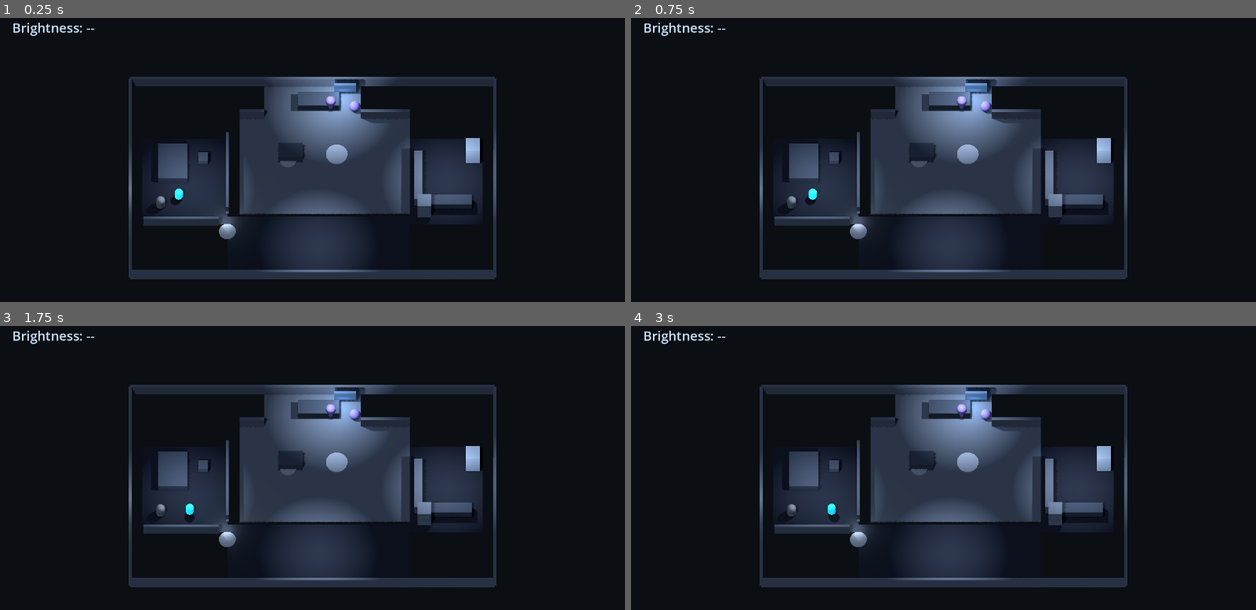
Above: before the commit, frames 1-4 (two rows, left to right).
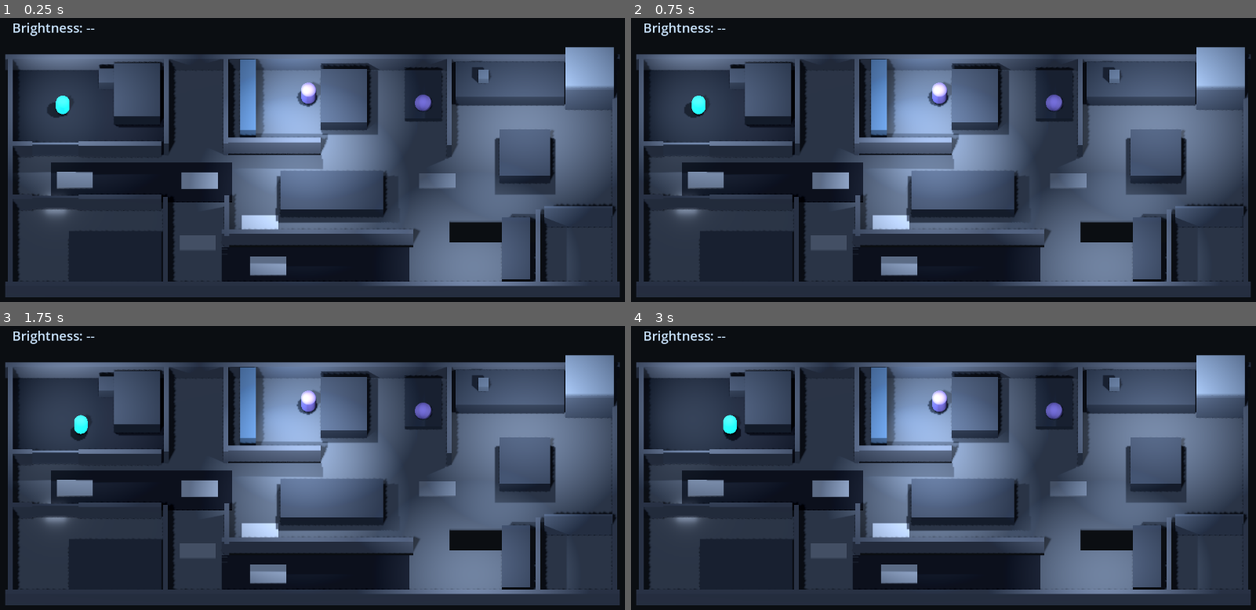
Above: after the commit, the same moments.

Repository: mrglass86/gmtk-gamejam-2026
Game: Godot game, scene res://scenes/Main.tscn
Same seed, same stepped clock (60 frames per second), same inputs: the game is played once before the commit and once after it.
Inputs:
- Up to frame 1 (0.25 s): no input
- Up to frame 2 (0.75 s): tap Enter at 0.5 s; hold D (move_right) from 0.53 s (still down); hold E (interact) from 0.53 s (still down)
- Up to frame 3 (1.75 s): release D (move_right) at 1.28 s; release E (interact) at 1.28 s; hold S (move_back) from 1.28 s (still down); tap Shift (run) at 1.35 s
- Up to frame 4 (3 s): release S (move_back) at 2.03 s; hold D (move_right) 2.03-2.78 s; hold E (interact) 2.03-2.78 s; hold W (move_forward) from 2.78 s (still down); tap Shift (run) at 2.85 s

The runs differ from the first frame. In frame 1, 70% of the frame differs, in the area x 0-100%, y 10-99%; in frame 2, 70%; in frame 3, 70%; in frame 4, 70%.

Commit message:
Build A0.2 director layout

Diff:
--- a/game/scenes/Main.tscn
+++ b/game/scenes/Main.tscn
@@ -8,6 +8,8 @@
 [ext_resource type="Script" path="res://scripts/Player.gd" id="6_player"]
 [ext_resource type="Script" path="res://scripts/NoiseIndicatorManager.gd" id="7_indicator_manager"]
 [ext_resource type="PackedScene" path="res://scenes/NoiseSurface.tscn" id="8_noise_surface"]
+[ext_resource type="Script" path="res://scripts/Door.gd" id="9_door"]
+[ext_resource type="Script" path="res://scripts/Snack.gd" id="10_snack"]
 
 [sub_resource type="Environment" id="Environment_main"]
 background_mode = 1
@@ -55,6 +57,30 @@
 albedo_color = Color(0.63, 0.56, 0.82, 1)
 roughness = 0.85
 
+[sub_resource type="BoxMesh" id="DoorPanelMesh"]
+size = Vector3(1, 1, 1)
+
+[sub_resource type="StandardMaterial3D" id="DoorPanelMaterial"]
+albedo_color = Color(0.44, 0.47, 0.51, 1)
+roughness = 0.9
+
+[sub_resource type="BoxShape3D" id="BedroomDoorShape"]
+size = Vector3(2.3, 1.2, 0.12)
+
+[sub_resource type="BoxShape3D" id="FridgeDoorShape"]
+size = Vector3(2.4, 2.1, 0.12)
+
+[sub_resource type="BoxShape3D" id="PantryDoorShape"]
+size = Vector3(3.4, 2.0, 0.12)
+
+[sub_resource type="SphereMesh" id="SnackMesh"]
+radius = 0.25
+height = 0.5
+
+[sub_resource type="StandardMaterial3D" id="SnackMaterial"]
+albedo_color = Color(0.82, 0.87, 0.92, 1)
+roughness = 0.8
+
 [node name="Main" type="Node3D"]
 script = ExtResource("1_main")
 
@@ -73,7 +99,7 @@
 [node name="OrthoCamera" type="Camera3D" parent="CameraRig"]
 current = true
 projection = 1
-size = 29.0
+size = 17.5
 near = 0.1
 far = 100.0
 
@@ -84,29 +110,50 @@
 navigation_mesh = SubResource("NavigationMesh_static")
 enabled = true
 
-[node name="CreakyTeacher" parent="Level" instance=ExtResource("8_noise_surface")]
-position = Vector3(-7.0, 0.06, 4.7)
+[node name="CreakTeacher" parent="Level" instance=ExtResource("8_noise_surface")]
+position = Vector3(-11.8, 0.06, -0.05)
 loudness_multiplier = 3.0
-radius = 0.7
+surface_size = Vector2(1.8, 0.9)
 surface_group = &"surface_creaky"
 surface_color = Color(0.607843, 0.627451, 0.647059, 1)
 
-[node name="DiningCreak" parent="Level" instance=ExtResource("8_noise_surface")]
-position = Vector3(-2.0, 0.06, -2.0)
+[node name="CreakKitchen" parent="Level" instance=ExtResource("8_noise_surface")]
+position = Vector3(6.2, 0.06, 0.0)
 loudness_multiplier = 3.0
-radius = 0.7
+surface_size = Vector2(1.8, 0.8)
 surface_group = &"surface_creaky"
 surface_color = Color(0.607843, 0.627451, 0.647059, 1)
 
-[node name="ToyTeacher" parent="Level" instance=ExtResource("8_noise_surface")]
-position = Vector3(2.0, 0.06, -2.5)
+[node name="CreakAdult" parent="Level" instance=ExtResource("8_noise_surface")]
+position = Vector3(-5.7, 0.06, 3.5)
+loudness_multiplier = 3.0
+surface_size = Vector2(1.8, 0.8)
+surface_group = &"surface_creaky"
+surface_color = Color(0.607843, 0.627451, 0.647059, 1)
+
+[node name="ToyHallRug" parent="Level" instance=ExtResource("8_noise_surface")]
+position = Vector3(-5.6, 0.06, 0.0)
 loudness_multiplier = 4.0
-radius = 0.9
+surface_size = Vector2(1.8, 0.9)
 surface_group = &"surface_toys"
 surface_color = Color(0.768627, 0.788235, 0.807843, 1)
 
+[node name="ToyDining" parent="Level" instance=ExtResource("8_noise_surface")]
+position = Vector3(-2.6, 0.06, 2.4)
+loudness_multiplier = 4.0
+surface_size = Vector2(1.8, 0.9)
+surface_group = &"surface_toys"
+surface_color = Color(0.768627, 0.788235, 0.807843, 1)
+
+[node name="ToyCarpet" parent="Level" instance=ExtResource("8_noise_surface")]
+position = Vector3(-2.2, 0.06, 4.8)
+loudness_multiplier = 4.0
+surface_size = Vector2(1.8, 1.0)
+surface_group = &"surface_toys"
+surface_color = Color(0.768627, 0.788235, 0.807843, 1)
+
 [node name="Player" type="CharacterBody3D" parent="."]
-position = Vector3(-11, 0.6, 1.5)
+position = Vector3(-12.4, 0.6, -4.0)
 groups = ["player"]
 script = ExtResource("6_player")
 
@@ -118,7 +165,7 @@
 shape = SubResource("CapsuleShape_player")
 
 [node name="Parent" type="Node3D" parent="."]
-position = Vector3(1.5, 0.7, -7.0)
+position = Vector3(-0.2, 0.7, -4.6)
 script = ExtResource("4_agent")
 
 [node name="Capsule" type="MeshInstance3D" parent="Parent"]
@@ -131,7 +178,7 @@
 target_desired_distance = 0.3
 
 [node name="Pet" type="Node3D" parent="."]
-position = Vector3(3.5, 0.42, -6.8)
+position = Vector3(5.5, 0.42, -4.2)
 script = ExtResource("4_agent")
 
 [node name="Body" type="MeshInstance3D" parent="Pet"]
@@ -144,22 +191,74 @@
 target_desired_distance = 0.3
 
 [node name="Crib" type="Node3D" parent="."]
-position = Vector3(-12.5, 0.45, 2.2)
-
-[node name="Frame" type="MeshInstance3D" parent="Crib"]
-mesh = SubResource("CapsuleMesh_parent")
+position = Vector3(-8.7, 0.45, -4.7)
 
 [node name="Fridge" type="Node3D" parent="."]
-position = Vector3(13.2, 0.0, -2.3)
+position = Vector3(13.75, 0.0, -4.1)
+script = ExtResource("9_door")
+door_kind = 2
+provides_snack = true
+
+[node name="DoorVisual" type="StaticBody3D" parent="Fridge"]
+position = Vector3(-1.2, 0, 0)
+
+[node name="Panel" type="MeshInstance3D" parent="Fridge/DoorVisual"]
+position = Vector3(1.2, 1.05, 0)
+scale = Vector3(2.4, 2.1, 0.12)
+mesh = SubResource("DoorPanelMesh")
+material_override = SubResource("DoorPanelMaterial")
+
+[node name="CollisionShape3D" type="CollisionShape3D" parent="Fridge/DoorVisual"]
+position = Vector3(1.2, 1.05, 0)
+shape = SubResource("FridgeDoorShape")
 
 [node name="Pantry" type="Node3D" parent="."]
-position = Vector3(9.2, 0.0, 2.8)
+position = Vector3(13.2, 0.0, 2.5)
+script = ExtResource("9_door")
+door_kind = 1
+provides_snack = true
+
+[node name="DoorVisual" type="StaticBody3D" parent="Pantry"]
+position = Vector3(-1.7, 0, 0)
+
+[node name="Panel" type="MeshInstance3D" parent="Pantry/DoorVisual"]
+position = Vector3(1.7, 1.0, 0)
+scale = Vector3(3.4, 2.0, 0.12)
+mesh = SubResource("DoorPanelMesh")
+material_override = SubResource("DoorPanelMaterial")
+
+[node name="CollisionShape3D" type="CollisionShape3D" parent="Pantry/DoorVisual"]
+position = Vector3(1.7, 1.0, 0)
+shape = SubResource("PantryDoorShape")
 
 [node name="BedroomDoor" type="Node3D" parent="."]
-position = Vector3(-7.35, 0.0, 3.9)
+position = Vector3(-12.75, 0.0, -1.5)
+script = ExtResource("9_door")
+door_kind = 0
+
+[node name="DoorVisual" type="StaticBody3D" parent="BedroomDoor"]
+position = Vector3(-1.15, 0, 0)
+
+[node name="Panel" type="MeshInstance3D" parent="BedroomDoor/DoorVisual"]
+position = Vector3(1.15, 0.6, 0)
+scale = Vector3(2.3, 1.2, 0.12)
+mesh = SubResource("DoorPanelMesh")
+material_override = SubResource("DoorPanelMaterial")
+
+[node name="CollisionShape3D" type="CollisionShape3D" parent="BedroomDoor/DoorVisual"]
+position = Vector3(1.15, 0.6, 0)
+shape = SubResource("BedroomDoorShape")
+
+[node name="Snack" type="Node3D" parent="."]
+position = Vector3(13.5, 0.3, 0.0)
+script = ExtResource("10_snack")
+
+[node name="Visual" type="MeshInstance3D" parent="Snack"]
+mesh = SubResource("SnackMesh")
+material_override = SubResource("SnackMaterial")
 
 [node name="NightstandClock" type="Node3D" parent="."]
-position = Vector3(-9.0, 0.85, -2.0)
+position = Vector3(-10.2, 0.85, -5.6)
 
 [node name="BrightnessReadout" type="CanvasLayer" parent="."]
 script = ExtResource("5_readout")
--- a/game/scripts/LevelBuilder.gd
+++ b/game/scripts/LevelBuilder.gd
@@ -30,45 +30,68 @@
 
 
 func _build_floors() -> void:
-	_add_floor("BedroomCarpet", Vector3(-10.5, 0.0, 0.0), Vector2(7.0, 8.0), carpet_color, "surface_carpet")
-	_add_floor("HallCarpet", Vector3(0.5, 0.0, 6.0), Vector2(15.0, 5.5), carpet_color, "surface_carpet")
-	_add_floor("KitchenCarpet", Vector3(11.0, 0.0, 0.0), Vector2(6.0, 8.0), carpet_color, "surface_carpet")
-	_add_floor("DiningHardwood", Vector3(1.0, 0.0, -1.5), Vector2(14.0, 9.0), hardwood_color, "surface_hardwood")
-	_add_floor("LivingHardwood", Vector3(0.0, 0.0, -7.5), Vector2(8.0, 3.0), hardwood_color, "surface_hardwood")
+	_add_floor("KidCarpet", Vector3(-11.1, 0.0, -3.95), Vector2(7.75, 4.9), carpet_color, "surface_carpet")
+	_add_floor("BathFloor", Vector3(-5.8, 0.0, -3.95), Vector2(2.9, 4.9), hardwood_color, "surface_hardwood")
+	_add_floor("LivingFloor", Vector3(1.25, 0.0, -4.0), Vector2(11.1, 4.8), hardwood_color, "surface_hardwood")
+	_add_floor("KitchenFloor", Vector3(10.9, 0.0, -2.1), Vector2(8.2, 8.6), hardwood_color, "surface_hardwood")
+	_add_floor("MiddleFloor", Vector3(-4.1, 0.0, 0.0), Vector2(21.8, 3.0), hardwood_color, "surface_hardwood")
+	_add_floor("DiningSouthFloor", Vector3(1.275, 0.0, 2.475), Vector2(11.05, 1.95), hardwood_color, "surface_hardwood")
+	_add_floor("LivingThreshold", Vector3(3.6, 0.0, -1.55), Vector2(6.4, 0.2), hardwood_color, "surface_hardwood")
+	_add_floor("AdultBedroomFloor", Vector3(-11.15, 0.0, 3.95), Vector2(7.7, 4.9), hardwood_color, "surface_hardwood")
+	_add_floor("ApproachFloor", Vector3(-5.75, 0.0, 3.95), Vector2(3.05, 4.9), hardwood_color, "surface_hardwood")
+	_add_floor("CarpetFloor", Vector3(0.25, 0.0, 5.05), Vector2(9.5, 2.7), carpet_color, "surface_carpet")
+	_add_floor("AlcoveFloor", Vector3(8.1, 0.0, 4.9), Vector2(6.2, 2.95), hardwood_color, "surface_hardwood")
+	_add_floor("CarpetAlcoveThreshold", Vector3(5.0, 0.0, 5.05), Vector2(0.4, 2.7), hardwood_color, "surface_hardwood")
+	_add_floor("AlcoveDiningThreshold", Vector3(5.9, 0.0, 3.45), Vector2(1.8, 0.4), hardwood_color, "surface_hardwood")
+	_add_floor("PantryFloor", Vector3(13.2, 0.0, 4.4), Vector2(3.6, 4.0), hardwood_color, "surface_hardwood")
+	_add_floor("PantryThreshold", Vector3(13.2, 0.0, 2.3), Vector2(3.6, 0.4), hardwood_color, "surface_hardwood")
+	_add_floor("HallRug", Vector3(-8.5, 0.02, 0.05), Vector2(9.0, 2.2), carpet_color, "surface_carpet")
 
 
 func _build_walls() -> void:
-	_add_wall("NorthWall", Vector3(0.0, wall_height * 0.5, 9.0), Vector3(30.0, wall_height, wall_thickness))
-	_add_wall("SouthWall", Vector3(0.0, wall_height * 0.5, -9.0), Vector3(30.0, wall_height, wall_thickness))
-	_add_wall("WestWall", Vector3(-15.0, wall_height * 0.5, 0.0), Vector3(wall_thickness, wall_height, 18.0))
-	_add_wall("EastWall", Vector3(15.0, wall_height * 0.5, 0.0), Vector3(wall_thickness, wall_height, 18.0))
-	_add_wall("BedroomNorth", Vector3(-10.8, wall_height * 0.5, 4.0), Vector3(6.2, wall_height, wall_thickness))
-	_add_wall("BedroomDiningWest", Vector3(-7.0, wall_height * 0.5, -2.2), Vector3(wall_thickness, wall_height, 3.6))
-	_add_wall("BedroomDiningEast", Vector3(-7.0, wall_height * 0.5, 1.2), Vector3(wall_thickness, wall_height, 3.6))
-	_add_wall("LivingWest", Vector3(-5.0, wall_height * 0.5, -6.0), Vector3(2.0, wall_height, wall_thickness))
-	_add_wall("LivingEast", Vector3(6.0, wall_height * 0.5, -6.0), Vector3(4.0, wall_height, wall_thickness))
-	_add_wall("KitchenCounterWall", Vector3(8.7, wall_height * 0.5, 0.0), Vector3(0.7, wall_height, 4.5))
+	_add_wall("NorthWall", Vector3(0.0, wall_height * 0.5, -6.4), Vector3(30.5, wall_height, wall_thickness))
+	_add_wall("SouthWall", Vector3(0.0, wall_height * 0.5, 6.4), Vector3(30.5, wall_height, wall_thickness))
+	_add_wall("WestWall", Vector3(-15.0, wall_height * 0.5, 0.0), Vector3(wall_thickness, wall_height, 13.05))
+	_add_wall("EastWall", Vector3(15.0, wall_height * 0.5, 0.0), Vector3(wall_thickness, wall_height, 13.05))
+	_add_wall("KidSouthA", Vector3(-14.45, wall_height * 0.5, -1.5), Vector3(1.1, wall_height, wall_thickness))
+	_add_wall("KidSouthB", Vector3(-9.55, wall_height * 0.5, -1.5), Vector3(4.1, wall_height, wall_thickness))
+	_add_wall("KidBathDivider", Vector3(-7.25, wall_height * 0.5, -3.95), Vector3(wall_thickness, wall_height, 4.9))
+	_add_wall("BathLivingDivider", Vector3(-4.3, wall_height * 0.5, -3.95), Vector3(wall_thickness, wall_height, 4.9))
+	_add_wall("LivingSouth", Vector3(-1.95, wall_height * 0.5, -1.7), Vector3(4.7, wall_height, wall_thickness))
+	_add_wall("DogKitchenDivider", Vector3(6.8, wall_height * 0.5, -3.9), Vector3(wall_thickness, wall_height, 5.0))
+	_add_wall("AdultNorthA", Vector3(-14.45, wall_height * 0.5, 1.5), Vector3(1.1, wall_height, wall_thickness))
+	_add_wall("AdultNorthB", Vector3(-9.55, wall_height * 0.5, 1.5), Vector3(4.1, wall_height, wall_thickness))
+	_add_wall("AdultEast", Vector3(-7.3, wall_height * 0.5, 3.95), Vector3(wall_thickness, wall_height, 4.9))
+	_add_wall("LVertical", Vector3(-4.25, wall_height * 0.5, 2.55), Vector3(wall_thickness, wall_height, 2.3))
+	_add_wall("LHorizontal", Vector3(0.25, wall_height * 0.5, 3.45), Vector3(9.5, wall_height, wall_thickness))
+	_add_wall("PantryWest", Vector3(11.2, wall_height * 0.5, 4.3), Vector3(wall_thickness, wall_height, 4.2))
 
 
 func _build_props() -> void:
-	_add_prop("Bed", Vector3(-11.5, prop_height * 0.5, -1.5), Vector3(2.4, prop_height, 3.2), prop_color)
-	_add_prop("Nightstand", Vector3(-9.0, prop_height * 0.4, -2.0), Vector3(0.8, prop_height * 0.8, 0.8), prop_color)
-	_add_prop("Sofa", Vector3(0.5, prop_height * 0.5, -7.3), Vector3(3.4, prop_height, 1.3), prop_color)
-	_add_prop("DiningTable", Vector3(-1.8, prop_height * 0.5, -2.5), Vector3(2.0, prop_height, 1.3), prop_color)
-	_add_prop("KitchenCounter", Vector3(11.2, prop_height * 0.5, 2.1), Vector3(3.8, prop_height, 0.9), prop_color)
-	_add_prop("TVScreen", Vector3(2.7, 1.25, -8.1), Vector3(1.8, 1.2, 0.2), Color("#627b92"))
-	_add_prop("FridgeBlock", Vector3(13.2, 1.1, -2.3), Vector3(1.2, 2.2, 1.2), Color("#9aa5b0"))
-	_add_prop("PantryBlock", Vector3(9.2, 1.0, 2.8), Vector3(1.1, 2.0, 1.1), Color("#7d838a"))
+	_add_prop("CribBlock", Vector3(-8.7, 0.45, -4.7), Vector3(2.3, 0.9, 3.0), prop_color)
+	_add_prop("Nightstand", Vector3(-10.2, 0.35, -5.6), Vector3(0.8, 0.7, 0.8), prop_color)
+	_add_prop("TVConsole", Vector3(-3.2, 0.75, -4.1), Vector3(0.8, 1.5, 4.0), Color("#627b92"))
+	_add_prop("Couch", Vector3(1.55, 0.4, -4.4), Vector3(2.3, 0.8, 3.0), prop_color)
+	_add_prop("DogBed", Vector3(5.5, 0.15, -4.75), Vector3(1.8, 0.3, 2.7), prop_color)
+	_add_prop("KitchenCounter", Vector3(9.8, 0.45, -5.35), Vector3(5.4, 0.9, 2.1), prop_color)
+	_add_prop("FridgeBlock", Vector3(13.75, 1.1, -5.3), Vector3(2.4, 2.2, 2.2), Color("#9aa5b0"))
+	_add_prop("KitchenTable", Vector3(10.55, 0.4, -1.2), Vector3(2.5, 0.8, 2.6), prop_color)
+	_add_prop("DiningTable", Vector3(0.95, 0.4, 0.9), Vector3(5.1, 0.8, 2.2), prop_color)
+	_add_prop("AdultBed", Vector3(-9.8, 0.4, 4.75), Vector3(4.6, 0.8, 3.1), prop_color)
+	_add_prop("HallShelf", Vector3(10.1, 0.55, 4.35), Vector3(1.4, 1.1, 3.5), prop_color)
+	_add_prop("AdultDoorPanel", Vector3(-12.75, 0.6, 1.5), Vector3(2.3, 1.2, 0.12), wall_color)
+	_add_prop("KitchenSpeaker", Vector3(8.5, 1.15, -5.3), Vector3(0.5, 0.5, 0.5), Color("#6f7882"))
 
 
 func _build_lights() -> void:
-	_add_omni("BedroomLampVisual", "bedroom", Vector3(-10.0, 4.0, 0.5), 0.85)
-	_add_omni("HallLampVisual", "hall", Vector3(0.5, 4.0, 6.0), 1.0)
-	_add_omni("LivingLampVisual", "living", Vector3(1.5, 4.0, -7.0), 0.9)
-	_add_omni("KitchenLampVisual", "kitchen", Vector3(11.0, 4.0, 0.0), 1.0)
-	_add_area_glow("TVGlow", Vector3(2.5, 1.3, -7.7), Vector3(-90.0, 0.0, 0.0), Color("#7ea5d8"))
-	_add_area_glow("WindowGlow", Vector3(-13.8, 2.4, 1.5), Vector3(0.0, 90.0, 0.0), Color("#c7d5e7"))
-	_add_area_glow("DoorStripGlow", Vector3(-7.1, 0.55, 3.75), Vector3(-90.0, 0.0, 0.0), Color("#d5dce8"))
+	_add_omni("KidLampVisual", "bedroom", Vector3(-11.1, 4.0, -3.9), 0.85)
+	_add_omni("LivingLampVisual", "living", Vector3(0.0, 4.0, -4.2), 0.9)
+	_add_omni("KitchenLampVisual", "kitchen", Vector3(10.5, 4.0, -3.0), 1.0)
+	_add_omni("MidLampVisual", "hall", Vector3(-0.5, 4.0, 0.5), 0.9)
+	_add_omni("AlcoveLampVisual", "hall", Vector3(8.0, 4.0, 4.8), 0.85)
+	_add_area_glow("TVGlow", Vector3(-2.75, 1.25, -4.1), Vector3(0.0, -90.0, 0.0), Color("#7ea5d8"))
+	_add_area_glow("WindowGlow", Vector3(-14.75, 2.4, -4.0), Vector3(0.0, -90.0, 0.0), Color("#c7d5e7"))
+	_add_area_glow("DoorStripGlow", Vector3(-12.75, 0.2, 1.3), Vector3(-90.0, 0.0, 0.0), Color("#d5dce8"))
 
 
 func _is_layout_capture() -> bool:
@@ -79,20 +102,24 @@
 
 
 func _add_review_labels() -> void:
-	_add_review_label("BEDROOM", Vector3(-10.5, 0.3, 2.6))
-	_add_review_label("HALL — CARPET", Vector3(0.5, 0.3, 6.4))
-	_add_review_label("DINING — CREAK + TOYS", Vector3(1.0, 0.3, -4.2))
-	_add_review_label("LIVING", Vector3(0.0, 0.3, -7.8))
-	_add_review_label("KITCHEN", Vector3(11.0, 0.3, 1.1))
+	_add_review_label("KID / CRIB", Vector3(-11.2, 0.3, -4.0))
+	_add_review_label("BATH", Vector3(-5.8, 0.3, -4.0))
+	_add_review_label("LIVING / TV", Vector3(1.0, 0.3, -4.0))
+	_add_review_label("KITCHEN", Vector3(11.0, 0.3, -2.1))
+	_add_review_label("HALL RUG", Vector3(-8.5, 0.3, 0.1))
+	_add_review_label("DINING", Vector3(0.8, 0.3, 1.0))
+	_add_review_label("ADULT ROOM", Vector3(-11.0, 0.3, 4.2))
+	_add_review_label("CARPET QUIET ROUTE", Vector3(1.5, 0.3, 5.1))
+	_add_review_label("PANTRY", Vector3(13.2, 0.3, 4.4))
 
 
 func _add_review_label(label_text: String, position_value: Vector3) -> void:
 	var label: Label3D = Label3D.new()
 	label.text = label_text
 	label.position = position_value
-	label.font_size = 52
-	label.outline_size = 8
-	label.pixel_size = 0.016
+	label.font_size = 44
+	label.outline_size = 7
+	label.pixel_size = 0.007
 	label.modulate = Color("#e5e9ee")
 	label.billboard = BaseMaterial3D.BILLBOARD_ENABLED
 	label.no_depth_test = true
@@ -178,4 +205,4 @@
 	navigation_region.bake_navigation_mesh(false)
 	var polygon_count: int = navigation_region.navigation_mesh.get_polygon_count()
 	assert(polygon_count > 0, "Static navigation bake produced no polygons.")
-	print("A0.1 static navmesh baked once: %d polygons." % polygon_count)
+	print("A0.2 static navmesh baked once: %d polygons." % polygon_count)
--- a/game/scripts/Main.gd
+++ b/game/scripts/Main.gd
@@ -35,6 +35,9 @@
 		return
 	if OS.get_cmdline_user_args().has("--verify-a3"):
 		_verify_noise_indicators()
+		return
+	if OS.get_cmdline_user_args().has("--verify-a02"):
+		_verify_a02_navigation()
 		return
 	var capture_path: String = _capture_path_from_args()
 	if not capture_path.is_empty():
@@ -108,6 +111,39 @@
 	get_tree().quit()
 
 
+func _verify_a02_navigation() -> void:
+	var navigation_map: RID = get_world_3d().navigation_map
+	for sync_frame: int in range(12):
+		await get_tree().physics_frame
+	assert(
+		NavigationServer3D.map_get_iteration_id(navigation_map) > 0,
+		"Navigation map did not complete its first synchronization."
+	)
+	var l_wall_path: PackedVector3Array = NavigationServer3D.map_get_path(
+		navigation_map, Vector3(0.0, 0.0, 5.4), Vector3(0.0, 0.0, 2.5), true
+	)
+	assert(l_wall_path.size() > 2, "L-wall path did not detour.")
+	var l_wall_detour: bool = false
+	for point: Vector3 in l_wall_path:
+		if point.x < -4.7 or point.x > 5.2:
+			l_wall_detour = true
+			break
+	assert(l_wall_detour, "Navigation path crossed the L-wall instead of routing around it.")
+
+	var pantry_path: PackedVector3Array = NavigationServer3D.map_get_path(
+		navigation_map, Vector3(8.0, 0.0, 5.8), Vector3(13.2, 0.0, 4.4), true
+	)
+	assert(pantry_path.size() > 2, "Pantry-wall path did not detour.")
+	var used_pantry_door: bool = false
+	for point: Vector3 in pantry_path:
+		if point.z < 2.6:
+			used_pantry_door = true
+			break
+	assert(used_pantry_door, "Navigation path crossed PantryWest instead of using the north opening.")
+	print("A0.2 navigation verification passed: L-wall and pantry-wall detours.")
+	get_tree().quit()
+
+
 func _capture_path_from_args() -> String:
 	for argument: String in OS.get_cmdline_user_args():
 		if argument.begins_with("--capture-layout="):
--- a/game/scripts/NoiseSurface.gd
+++ b/game/scripts/NoiseSurface.gd
@@ -6,6 +6,7 @@
 
 @export var loudness_multiplier: float = 3.0
 @export var radius: float = 0.7
+@export var surface_size: Vector2 = Vector2.ZERO
 @export var surface_height: float = 0.12
 @export var surface_group: StringName = &"surface_creaky"
 @export var surface_color: Color = Color("#9BA0A5")
@@ -19,11 +20,26 @@
 
 func _build_surface() -> void:
 	var mesh_instance: MeshInstance3D = MeshInstance3D.new()
-	var mesh: CylinderMesh = CylinderMesh.new()
-	mesh.top_radius = radius
-	mesh.bottom_radius = radius
-	mesh.height = surface_height
-	mesh.radial_segments = 20
+	var mesh: PrimitiveMesh
+	var shape: Shape3D
+	if surface_size.x > 0.0 and surface_size.y > 0.0:
+		var box_mesh: BoxMesh = BoxMesh.new()
+		box_mesh.size = Vector3(surface_size.x, surface_height, surface_size.y)
+		mesh = box_mesh
+		var box_shape: BoxShape3D = BoxShape3D.new()
+		box_shape.size = Vector3(surface_size.x, surface_height, surface_size.y)
+		shape = box_shape
+	else:
+		var cylinder_mesh: CylinderMesh = CylinderMesh.new()
+		cylinder_mesh.top_radius = radius
+		cylinder_mesh.bottom_radius = radius
+		cylinder_mesh.height = surface_height
+		cylinder_mesh.radial_segments = 20
+		mesh = cylinder_mesh
+		var cylinder_shape: CylinderShape3D = CylinderShape3D.new()
+		cylinder_shape.radius = radius
+		cylinder_shape.height = surface_height
+		shape = cylinder_shape
 	var material: StandardMaterial3D = StandardMaterial3D.new()
 	material.albedo_color = surface_color
 	material.roughness = 1.0
@@ -32,8 +48,5 @@
 	add_child(mesh_instance)
 
 	var collision: CollisionShape3D = CollisionShape3D.new()
-	var shape: CylinderShape3D = CylinderShape3D.new()
-	shape.radius = radius
-	shape.height = surface_height
 	collision.shape = shape
 	add_child(collision)
Not shown: 1 places in game/scenes/Main.tscn that only renumber resources
Not shown, changed: gamejam/WIRING.md
Not shown, changed: gamejam/handoffs/2026-07-23-a0-layout.png
